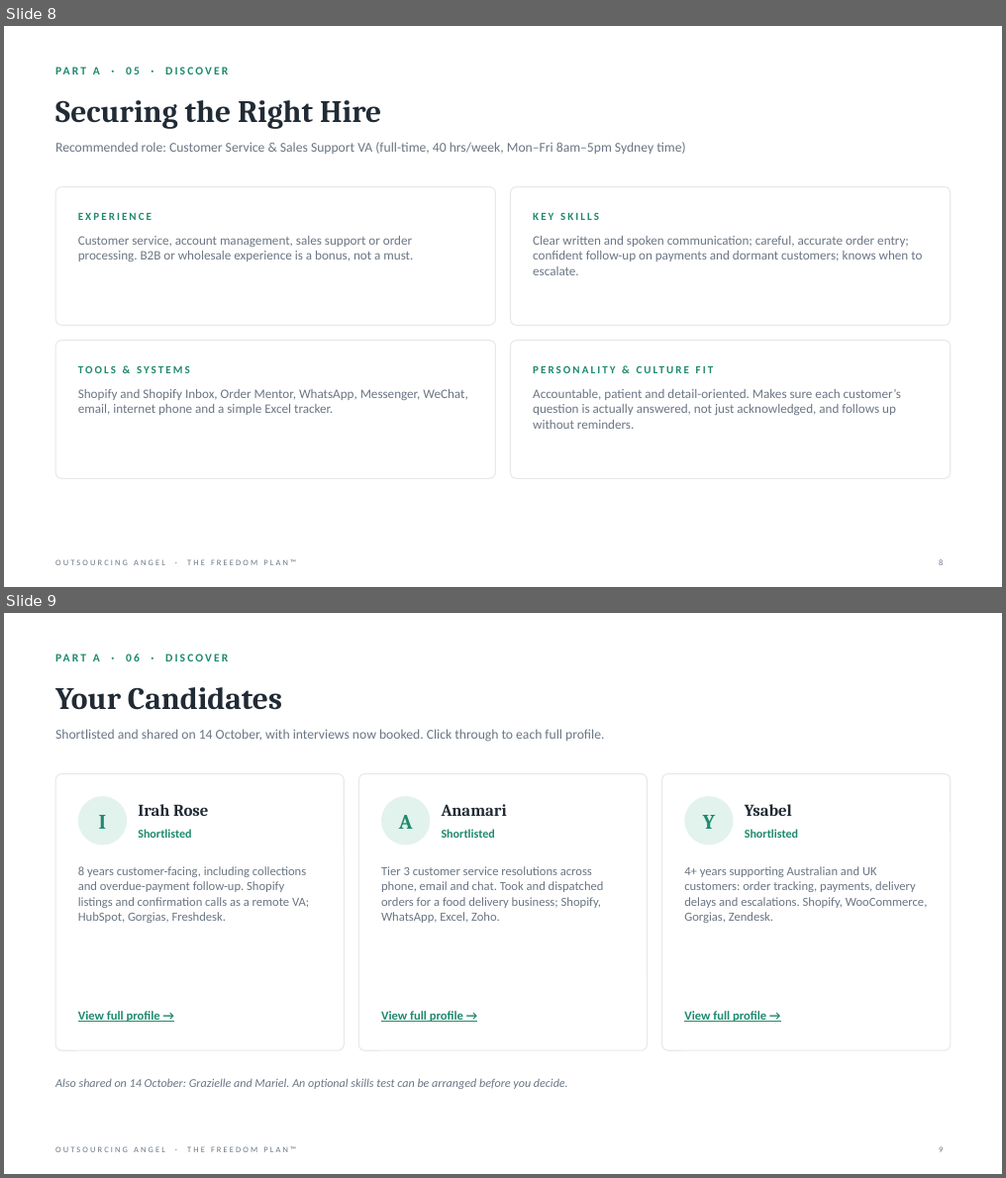
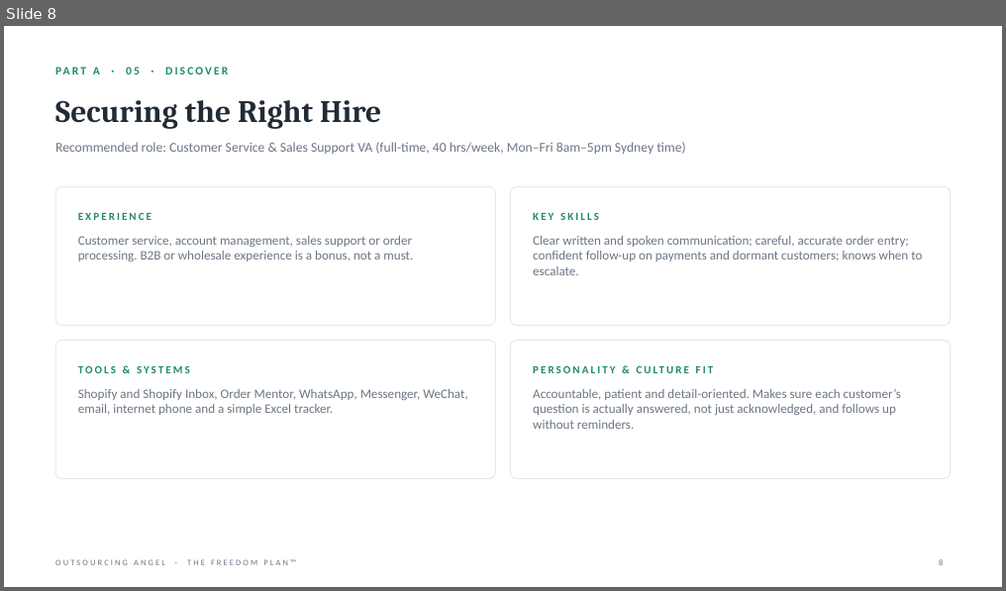
Before and after one commit to gail-gif/OA, a slide deck: Hank_Chu_Freedom_Plan.pptx. Shown one above the other, each under a label of ours: slides 8 and 9 before the commit, slide 8 after it. The pictures are 1006x1178 and 1006x591 pixels, drawn with LibreOffice and Linux fonts; fonts in the diff are those of the drawing. Boxes give left, top, right and bottom in pixels: in the first picture for what was removed or moved away, otherwise in the second. Text is boxed around its words. In the diff, an @@ line names an element or a change of style, - is before the commit and + after.

```diff
--- a/Hank_Chu_Freedom_Plan.pptx
+++ b/Hank_Chu_Freedom_Plan.pptx
@@ slide 9 removed at (4, 613, 1002, 1174), background #FFFFFF; not listed: 1 template element that a slide beside it also shows @@
@@ text removed at (93, 654, 228, 662) @@
-PART A · 06 · DISCOVER
@@ title removed at (55, 687, 282, 710) @@
-Your Candidates
@@ text removed at (55, 729, 604, 742) @@
-Shortlisted and shared on 14 October, with interviews now booked. Click through to each full profile.
@@ rounded rectangle removed at (55, 774, 344, 1051) @@
@@ rounded rectangle removed at (358, 774, 648, 1051) @@
@@ rounded rectangle removed at (662, 774, 950, 1051) @@
@@ ellipse removed at (78, 796, 127, 845) @@
@@ text removed at (99, 815, 107, 829) @@
-I
@@ text removed at (138, 804, 208, 816) @@
-Irah Rose
@@ ellipse removed at (381, 796, 430, 845) @@
@@ text removed at (399, 815, 413, 829) @@
-A
@@ text removed at (442, 804, 507, 816) @@
-Anamari
@@ ellipse removed at (684, 796, 734, 845) @@
@@ text removed at (703, 815, 715, 829) @@
-Y
@@ text removed at (745, 804, 792, 816) @@
-Ysabel
@@ text removed at (138, 829, 191, 838) @@
-Shortlisted
@@ text removed at (442, 829, 495, 838) @@
-Shortlisted
@@ text removed at (745, 829, 798, 838) @@
-Shortlisted
@@ text removed at (78, 866, 309, 923) @@
-8 years customer-facing, including collections and overdue-payment follow-up. Shopify listings and confirmation calls as a remote VA; HubSpot, Gorgias, Freshdesk.
@@ text removed at (381, 866, 604, 923) @@
-Tier 3 customer service resolutions across phone, email and chat. Took and dispatched orders for a food delivery business; Shopify, WhatsApp, Excel, Zoho.
@@ text removed at (684, 866, 928, 923) @@
-4+ years supporting Australian and UK customers: order tracking, payments, delivery delays and escalations. Shopify, WooCommerce, Gorgias, Zendesk.
@@ text removed at (78, 1011, 160, 1022) @@
-View full profile →
@@ text removed at (381, 1011, 463, 1022) @@
-View full profile →
@@ text removed at (684, 1009, 766, 1023) @@
-View full profile →
@@ text removed at (55, 1078, 568, 1089) @@
-Also shared on 14 October: Grazielle and Mariel. An optional skills test can be arranged before you decide.
@@ page number removed at (939, 1147, 943, 1153) @@
-9
```
Also in this commit, not shown: 3 slides changed.
